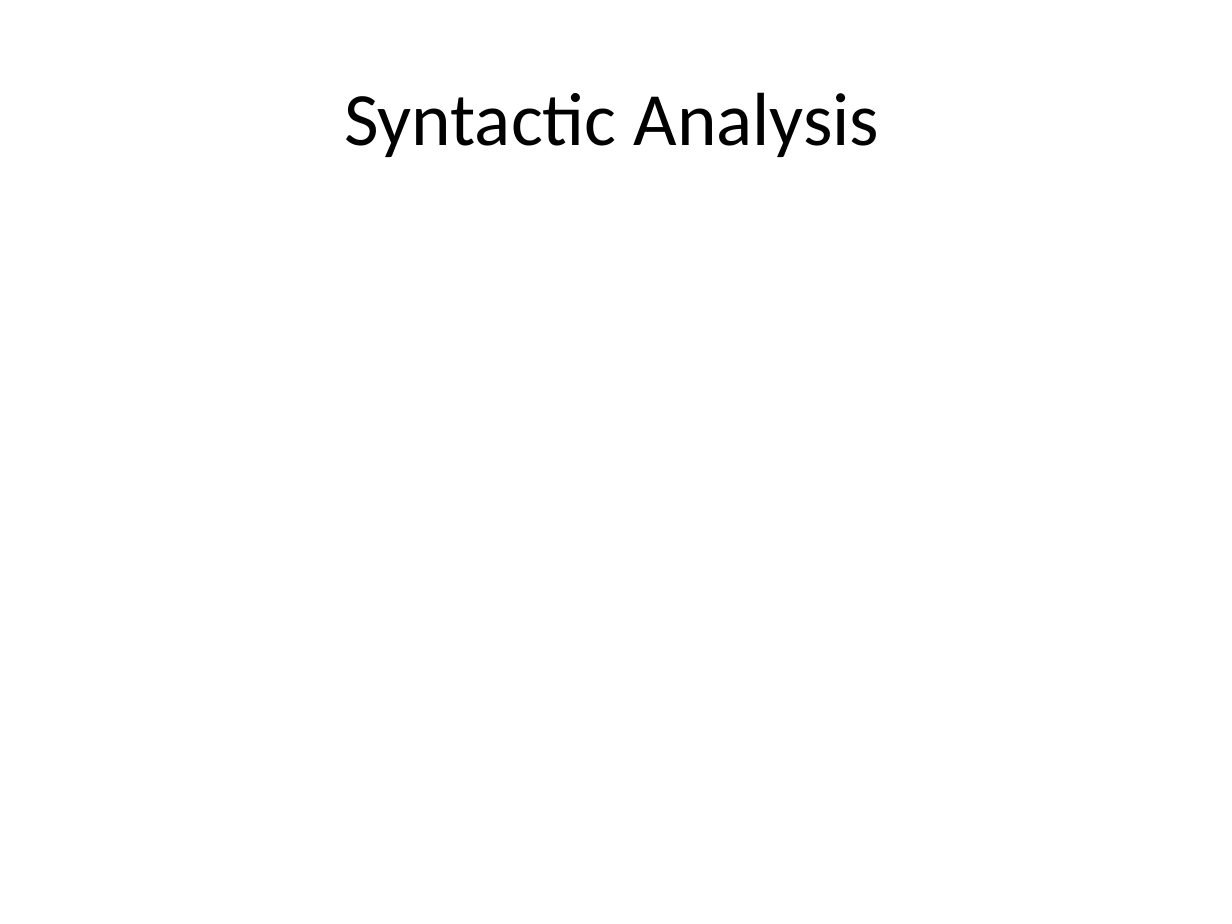
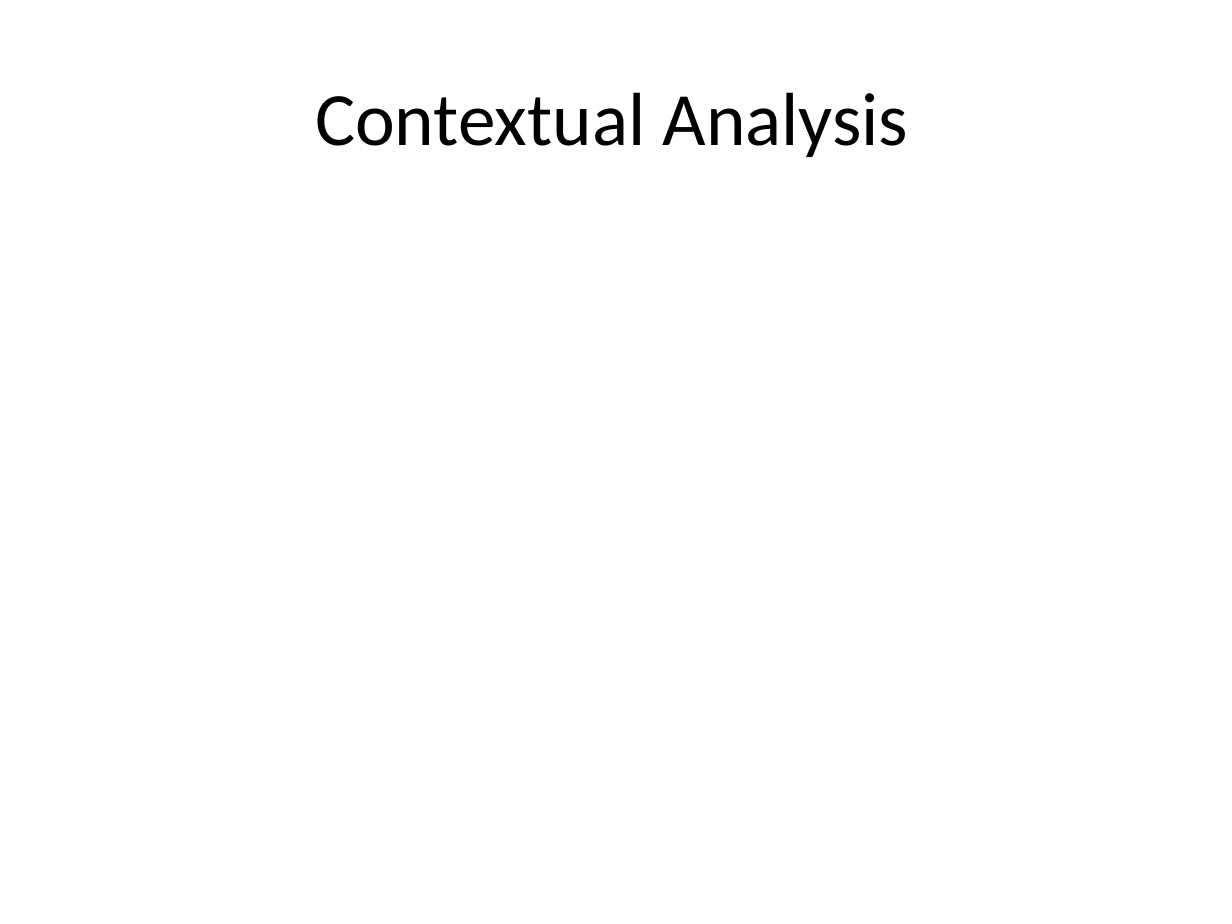
Before and after one commit to isurup/kalle-martin-group, a slide deck: slide 4 of SSE2/slides/1 Analysis.ppt (slide 3 before the commit). Drawn at 1232x924 pixels with LibreOffice and Linux fonts; fonts in the diff are those of the drawing. Boxes give left, top, right and bottom in pixels: in the first picture for what was removed or moved away, otherwise in the second. Text is boxed around its words. In the diff, an @@ line names an element or a change of style, - is before the commit and + after.

```diff
--- a/SSE2/slides/1 Analysis.ppt
+++ b/SSE2/slides/1 Analysis.ppt
@@ title at (x1=315, y1=92, x2=909, y2=157): text changed @@
-Syntactic Analysis
+Contextual Analysis
```
Also in this commit, not shown: 1 other slide changed.
